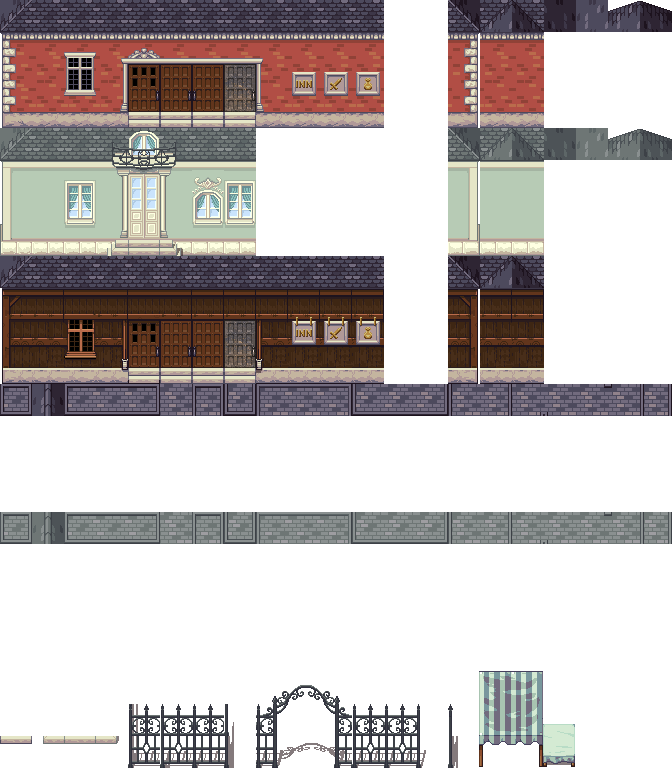
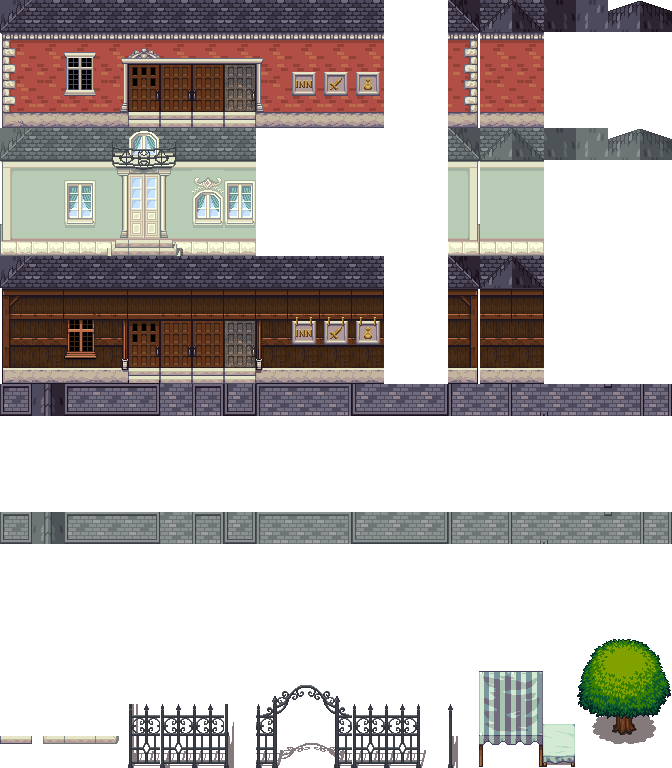
Layer changes from the first 672 x 768 image to the second:
painted on "town_buildings.png" over [577, 639, 671, 744]
